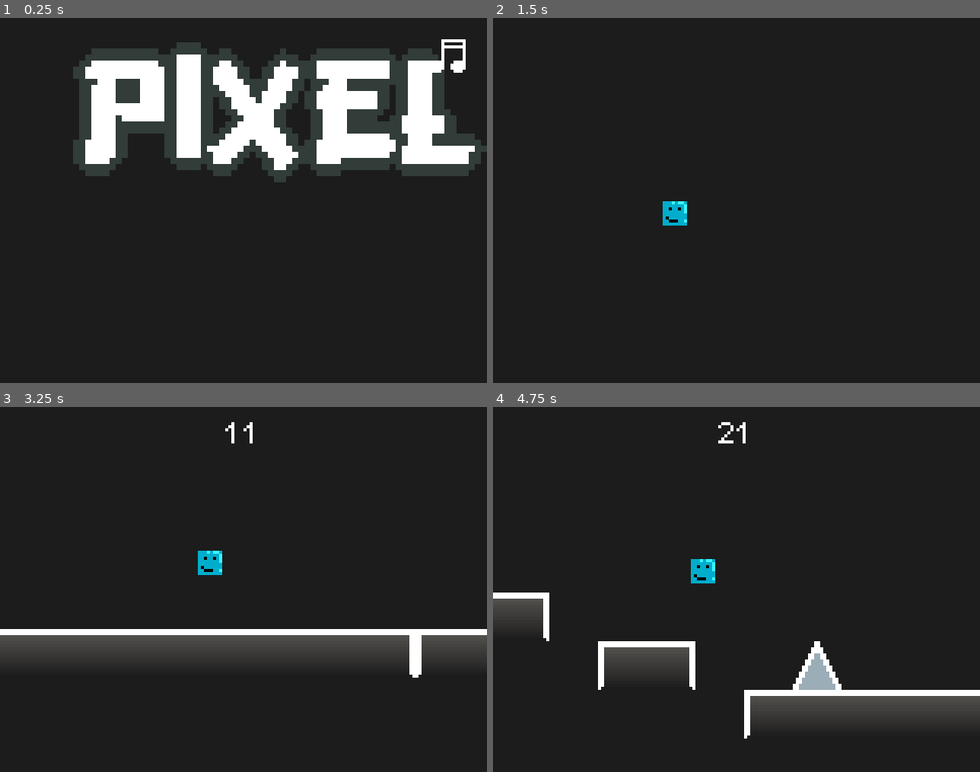
Above: before the commit, frames 1-4 (two rows, left to right).
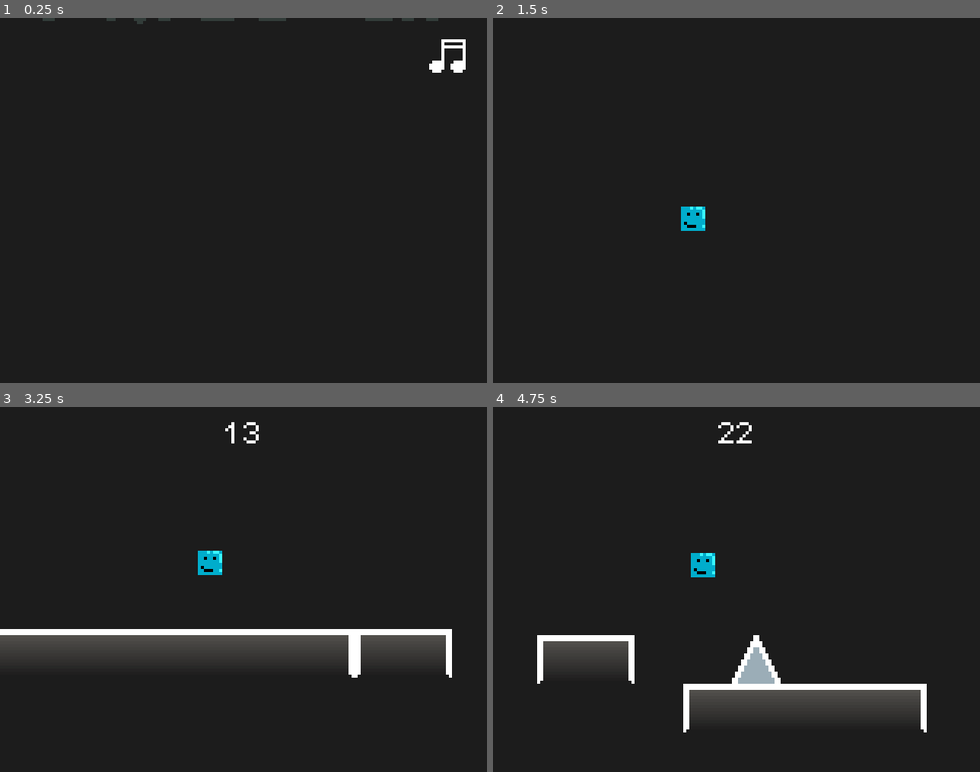
Above: after the commit, the same moments.

Repository: RTDxE/PixelDash
Game: Godot game, scene res://menu.tscn
The game is run twice, just before and just after one commit, with the same random seed, the same clock (stepped at 60 frames per second) and the same inputs.
Inputs (mouse positions are in pixels of both pictures, inside the frame that each line leads up to):
- Up to frame 1 (0.25 s): no input
- Up to frame 2 (1.5 s): tap Enter at 0.5 s; move the mouse to (843, 182) at 0.52 s; hold D (move_right) 0.53-1.25 s; tap Space (jump) at 0.6, 0.77, 1.07 s; click (843, 182) at 0.67 s; click (736, 200) at 1.27 s
- Up to frame 3 (3.25 s): move the mouse to (146, 607) at 2.02 s; hold D (move_right) 2.03-2.78 s; tap Ctrl at 2.1 s; tap Space (jump) at 2.27, 2.3, 2.57, 3.05 s; move the mouse to (292, 509) at 2.77 s; hold A (move_left) from 2.78 s (still down); tap R at 2.85 s
- Up to frame 4 (4.75 s): move the mouse to (712, 662) at 3.52 s; release A (move_left) at 3.53 s; hold D (move_right) from 3.53 s (still down); tap Space (jump) at 3.6, 3.77, 4.07, 4.52, 4.55 s; click (712, 662) at 3.67 s; move the mouse to (882, 644) at 4.27 s; tap Ctrl at 4.35 s

The runs differ from the first frame. In frame 1, 24% of the frame differs, in the area x 8-100%, y 0-45%; in frame 2, 0.6%; in frame 3, 1.4%; in frame 4, 8.8%.

Commit message:
Release push

Diff:
--- a/gamer.gd
+++ b/gamer.gd
@@ -48,10 +48,13 @@
 	if player.position > next_tmap.position:
 		spawn_next_tmap()
 
-func end_game() -> void:
+func end_game(fall: bool = false) -> void:
 	set_process(false)
-	$anim.play("die")
-	$UI/dieScore.text = "DISTANCE: " + str(score) + "m"
+	if fall:
+		$anim.play("die_fall")
+	else:
+		$anim.play("die")
+	$UI/dieScore.text = tr("DISTANCE") + ": " + str(score) + "m"
 	GameScore.add_field("score", score)
 	var record = GameScore.get_field("record")
 	if record != null:
@@ -59,6 +62,6 @@
 		if record < score:
 			GameScore.set_field("record", score)
 			record = score
-		$UI/record.text = "RECORD: " + str(record) + "m"
+		$UI/record.text = tr("RECORD") + ": " + str(record) + "m"
 	else:
-		$UI/record.text = "RECORD: <unknown>"
+		$UI/record.text = tr("RECORD") + ": <???>"
--- a/gamer.tscn
+++ b/gamer.tscn
@@ -7,6 +7,7 @@
 [ext_resource path="res://fonts/gohufont_11.tres" type="DynamicFont" id=5]
 [ext_resource path="res://Music/Jim-Hall-Elsewhere.mp3" type="AudioStream" id=6]
 [ext_resource path="res://fonts/gohufont-uni-11.ttf" type="DynamicFontData" id=7]
+[ext_resource path="res://Code/Editor/ReloadPage.gd" type="Script" id=8]
 
 [sub_resource type="RectangleShape2D" id=1]
 extents = Vector2( 4, 4 )
@@ -20,10 +21,17 @@
 outline_color = Color( 0.109804, 0.109804, 0.109804, 1 )
 font_data = ExtResource( 7 )
 
+[sub_resource type="InputEventAction" id=10]
+action = "jump"
+
+[sub_resource type="ShortCut" id=11]
+shortcut = SubResource( 10 )
+
 [sub_resource type="GDScript" id=7]
 script/source = "extends TextureButton
 
 func _on_Restart_pressed() -> void:
+	$\"../../music\".stop()
 	get_tree().reload_current_scene()
 "
 
@@ -160,6 +168,30 @@
 "transitions": PoolRealArray( 1 ),
 "update": 0,
 "values": [ false ]
+}
+tracks/11/type = "value"
+tracks/11/path = NodePath("music:volume_db")
+tracks/11/interp = 1
+tracks/11/loop_wrap = true
+tracks/11/imported = false
+tracks/11/enabled = true
+tracks/11/keys = {
+"times": PoolRealArray( 0 ),
+"transitions": PoolRealArray( 1 ),
+"update": 0,
+"values": [ 0.0 ]
+}
+tracks/12/type = "value"
+tracks/12/path = NodePath("player:visible")
+tracks/12/interp = 1
+tracks/12/loop_wrap = true
+tracks/12/imported = false
+tracks/12/enabled = true
+tracks/12/keys = {
+"times": PoolRealArray( 0 ),
+"transitions": PoolRealArray( 1 ),
+"update": 0,
+"values": [ true ]
 }
 
 [sub_resource type="Animation" id=4]
@@ -295,6 +327,192 @@
 "transitions": PoolRealArray( 1, 1 ),
 "update": 1,
 "values": [ false, true ]
+}
+tracks/11/type = "value"
+tracks/11/path = NodePath("music:volume_db")
+tracks/11/interp = 1
+tracks/11/loop_wrap = true
+tracks/11/imported = false
+tracks/11/enabled = true
+tracks/11/keys = {
+"times": PoolRealArray( 0, 0.3 ),
+"transitions": PoolRealArray( 1, 1 ),
+"update": 0,
+"values": [ 0.0, -15.0 ]
+}
+
+[sub_resource type="Animation" id=9]
+resource_name = "die_fall"
+tracks/0/type = "value"
+tracks/0/path = NodePath("music:pitch_scale")
+tracks/0/interp = 1
+tracks/0/loop_wrap = true
+tracks/0/imported = false
+tracks/0/enabled = true
+tracks/0/keys = {
+"times": PoolRealArray( 0, 0.3 ),
+"transitions": PoolRealArray( 1, 1 ),
+"update": 0,
+"values": [ 2.0, 0.5 ]
+}
+tracks/1/type = "value"
+tracks/1/path = NodePath("player/cam:position")
+tracks/1/interp = 1
+tracks/1/loop_wrap = true
+tracks/1/imported = false
+tracks/1/enabled = true
+tracks/1/keys = {
+"times": PoolRealArray( 0, 0.2 ),
+"transitions": PoolRealArray( 1, 1 ),
+"update": 0,
+"values": [ Vector2( 22.4657, 12.5812 ), Vector2( 22.4657, 12.5812 ) ]
+}
+tracks/2/type = "value"
+tracks/2/path = NodePath("player/cam:rotation_degrees")
+tracks/2/interp = 1
+tracks/2/loop_wrap = true
+tracks/2/imported = false
+tracks/2/enabled = true
+tracks/2/keys = {
+"times": PoolRealArray( 0, 0.2, 0.4 ),
+"transitions": PoolRealArray( 1, 1, 1 ),
+"update": 0,
+"values": [ 0.0, 0.0, 24.8 ]
+}
+tracks/3/type = "value"
+tracks/3/path = NodePath("player/cam:zoom")
+tracks/3/interp = 1
+tracks/3/loop_wrap = true
+tracks/3/imported = false
+tracks/3/enabled = true
+tracks/3/keys = {
+"times": PoolRealArray( 0, 0.2, 0.4 ),
+"transitions": PoolRealArray( 1, 1, 1 ),
+"update": 0,
+"values": [ Vector2( 1, 1 ), Vector2( 1, 1 ), Vector2( 0.5, 0.5 ) ]
+}
+tracks/4/type = "value"
+tracks/4/path = NodePath("UI/Label:visible")
+tracks/4/interp = 1
+tracks/4/loop_wrap = true
+tracks/4/imported = false
+tracks/4/enabled = true
+tracks/4/keys = {
+"times": PoolRealArray( 0 ),
+"transitions": PoolRealArray( 1 ),
+"update": 1,
+"values": [ false ]
+}
+tracks/5/type = "value"
+tracks/5/path = NodePath("player/cam:smoothing_enabled")
+tracks/5/interp = 1
+tracks/5/loop_wrap = true
+tracks/5/imported = false
+tracks/5/enabled = false
+tracks/5/keys = {
+"times": PoolRealArray( 0 ),
+"transitions": PoolRealArray( 1 ),
+"update": 1,
+"values": [ false ]
+}
+tracks/6/type = "value"
+tracks/6/path = NodePath("UI/Blink:color")
+tracks/6/interp = 1
+tracks/6/loop_wrap = true
+tracks/6/imported = false
+tracks/6/enabled = true
+tracks/6/keys = {
+"times": PoolRealArray( 0, 0.2 ),
+"transitions": PoolRealArray( 1, 1 ),
+"update": 0,
+"values": [ Color( 0.905882, 0.905882, 0.905882, 1 ), Color( 0, 0, 0, 0 ) ]
+}
+tracks/7/type = "value"
+tracks/7/path = NodePath("UI/dieScore:visible")
+tracks/7/interp = 1
+tracks/7/loop_wrap = true
+tracks/7/imported = false
+tracks/7/enabled = true
+tracks/7/keys = {
+"times": PoolRealArray( 0, 0.5 ),
+"transitions": PoolRealArray( 1, 1 ),
+"update": 1,
+"values": [ false, true ]
+}
+tracks/8/type = "value"
+tracks/8/path = NodePath("UI/record:visible")
+tracks/8/interp = 1
+tracks/8/loop_wrap = true
+tracks/8/imported = false
+tracks/8/enabled = true
+tracks/8/keys = {
+"times": PoolRealArray( 0, 0.7 ),
+"transitions": PoolRealArray( 1, 1 ),
+"update": 1,
+"values": [ false, true ]
+}
+tracks/9/type = "value"
+tracks/9/path = NodePath("UI/restartText:visible")
+tracks/9/interp = 1
+tracks/9/loop_wrap = true
+tracks/9/imported = false
+tracks/9/enabled = true
+tracks/9/keys = {
+"times": PoolRealArray( 0 ),
+"transitions": PoolRealArray( 1 ),
+"update": 1,
+"values": [ false ]
+}
+tracks/10/type = "value"
+tracks/10/path = NodePath("UI/Restart:visible")
+tracks/10/interp = 1
+tracks/10/loop_wrap = true
+tracks/10/imported = false
+tracks/10/enabled = true
+tracks/10/keys = {
+"times": PoolRealArray( 0, 0.9 ),
+"transitions": PoolRealArray( 1, 1 ),
+"update": 1,
+"values": [ false, true ]
+}
+tracks/11/type = "value"
+tracks/11/path = NodePath("music:volume_db")
+tracks/11/interp = 1
+tracks/11/loop_wrap = true
+tracks/11/imported = false
+tracks/11/enabled = true
+tracks/11/keys = {
+"times": PoolRealArray( 0, 0.3 ),
+"transitions": PoolRealArray( 1, 1 ),
+"update": 0,
+"values": [ 0.0, -15.0 ]
+}
+tracks/12/type = "value"
+tracks/12/path = NodePath("player:visible")
+tracks/12/interp = 1
+tracks/12/loop_wrap = true
+tracks/12/imported = false
+tracks/12/enabled = true
+tracks/12/keys = {
+"times": PoolRealArray( 0 ),
+"transitions": PoolRealArray( 1 ),
+"update": 1,
+"values": [ false ]
+}
+
+[sub_resource type="Animation" id=8]
+resource_name = "start"
+tracks/0/type = "value"
+tracks/0/path = NodePath("UI/Blink:color")
+tracks/0/interp = 1
+tracks/0/loop_wrap = true
+tracks/0/imported = false
+tracks/0/enabled = true
+tracks/0/keys = {
+"times": PoolRealArray( 0, 0.2 ),
+"transitions": PoolRealArray( 1, 1 ),
+"update": 0,
+"values": [ Color( 0.905882, 0.905882, 0.905882, 1 ), Color( 0, 0, 0, 0 ) ]
 }
 
 [sub_resource type="Animation" id=6]
@@ -412,7 +630,7 @@
 margin_right = 73.0
 margin_bottom = 49.2851
 custom_fonts/font = SubResource( 5 )
-text = "Tap to RESTART"
+text = "TAP_RESTART"
 align = 1
 valign = 1
 __meta__ = {
@@ -423,6 +641,8 @@
 visible = false
 anchor_right = 1.0
 anchor_bottom = 1.0
+shortcut_in_tooltip = false
+shortcut = SubResource( 11 )
 script = SubResource( 7 )
 __meta__ = {
 "_edit_use_anchors_": false
@@ -435,10 +655,17 @@
 bus = "Music"
 
 [node name="anim" type="AnimationPlayer" parent="."]
+autoplay = "start"
 anims/RESET = SubResource( 3 )
 anims/die = SubResource( 4 )
+anims/die_fall = SubResource( 9 )
+anims/start = SubResource( 8 )
 anims/wait = SubResource( 6 )
 next/die = "wait"
+next/die_fall = "wait"
+
+[node name="Node" type="Node" parent="."]
+script = ExtResource( 8 )
 
 [connection signal="body_entered" from="player/detector" to="player" method="_on_detector_body_entered"]
 [connection signal="body_exited" from="player/detector" to="player" method="_on_detector_body_exited"]
--- /dev/null
+++ b/main.csv
@@ -0,0 +1,5 @@
+keys,en,ru
+TAP_START,"Tap to Start","Нажмите, чтобы Начать"
+TAP_RESTART,"Tap to Restart","Нажмите, чтобы Повторить"
+DISTANCE,"DISTANCE","ДИСТАНЦИЯ"
+RECORD,"RECORD","РЕКОРД"
--- a/menu.gd
+++ b/menu.gd
@@ -3,8 +3,11 @@
 var gameScene = preload("res://gamer.tscn")
 
 func _ready() -> void:
-	pass
+	GameScore.connect("initialized", self, "_gs_init")
 
+func _gs_init() -> void:
+	TranslationServer.set_locale(GameScore.get_lang())
 
 func _on_startButton_pressed() -> void:
+	$music.stop()
 	get_tree().change_scene_to(gameScene)
--- a/menu.tscn
+++ b/menu.tscn
@@ -7,6 +7,14 @@
 [ext_resource path="res://Music/Broke-For-Free-Calm-The-Fuck-Down.mp3" type="AudioStream" id=5]
 [ext_resource path="res://musicToggle.gd" type="Script" id=6]
 [ext_resource path="res://menu.gd" type="Script" id=7]
+[ext_resource path="res://Code/Editor/ReloadPage.gd" type="Script" id=8]
+
+[sub_resource type="InputEventAction" id=4]
+action = "jump"
+pressed = true
+
+[sub_resource type="ShortCut" id=5]
+shortcut = SubResource( 4 )
 
 [sub_resource type="Animation" id=1]
 resource_name = "New Anim"
@@ -55,8 +63,32 @@
 tracks/2/interp = 1
 tracks/2/loop_wrap = true
 tracks/2/imported = false
-tracks/2/enabled = true
+tracks/2/enabled = false
 tracks/2/keys = {
+"times": PoolRealArray( 0 ),
+"transitions": PoolRealArray( 1 ),
+"update": 0,
+"values": [ Vector2( 0, -50 ) ]
+}
+tracks/3/type = "value"
+tracks/3/path = NodePath("Logo:rect_size")
+tracks/3/interp = 1
+tracks/3/loop_wrap = true
+tracks/3/imported = false
+tracks/3/enabled = true
+tracks/3/keys = {
+"times": PoolRealArray( 0 ),
+"transitions": PoolRealArray( 1 ),
+"update": 0,
+"values": [ Vector2( 160, 120 ) ]
+}
+tracks/4/type = "value"
+tracks/4/path = NodePath("TextureRect:rect_position")
+tracks/4/interp = 1
+tracks/4/loop_wrap = true
+tracks/4/imported = false
+tracks/4/enabled = true
+tracks/4/keys = {
 "times": PoolRealArray( 0 ),
 "transitions": PoolRealArray( 1 ),
 "update": 0,
@@ -84,10 +116,10 @@
 tracks/1/imported = false
 tracks/1/enabled = true
 tracks/1/keys = {
-"times": PoolRealArray( 0.3, 0.6 ),
-"transitions": PoolRealArray( 1, 1 ),
-"update": 0,
-"values": [ Vector2( 0, -50 ), Vector2( 0, 0 ) ]
+"times": PoolRealArray( 0, 0.3, 0.6 ),
+"transitions": PoolRealArray( 1, 1, 1 ),
+"update": 0,
+"values": [ Vector2( 0, -50 ), Vector2( 0, -50 ), Vector2( 0, 0 ) ]
 }
 tracks/2/type = "value"
 tracks/2/path = NodePath("tapToStartLabel:visible")
@@ -101,23 +133,35 @@
 "update": 1,
 "values": [ false ]
 }
+tracks/3/type = "value"
+tracks/3/path = NodePath("Logo:rect_size")
+tracks/3/interp = 1
+tracks/3/loop_wrap = true
+tracks/3/imported = false
+tracks/3/enabled = false
+tracks/3/keys = {
+"times": PoolRealArray( 0 ),
+"transitions": PoolRealArray( 1 ),
+"update": 0,
+"values": [ Vector2( 160, 120 ) ]
+}
+tracks/4/type = "value"
+tracks/4/path = NodePath("TextureRect:rect_position")
+tracks/4/interp = 1
+tracks/4/loop_wrap = true
+tracks/4/imported = false
+tracks/4/enabled = true
+tracks/4/keys = {
+"times": PoolRealArray( 0.2, 0.3, 0.6 ),
+"transitions": PoolRealArray( 1, 1, 1 ),
+"update": 0,
+"values": [ Vector2( 0, -50 ), Vector2( 0, -50 ), Vector2( 0, 0 ) ]
+}
 
 [node name="menu" type="Control"]
 anchor_right = 1.0
 anchor_bottom = 1.0
 script = ExtResource( 7 )
-__meta__ = {
-"_edit_use_anchors_": false
-}
-
-[node name="Logo" type="TextureRect" parent="."]
-anchor_right = 1.0
-anchor_bottom = 1.0
-margin_top = -50.0
-margin_right = 160.0
-margin_bottom = 70.0
-texture = ExtResource( 1 )
-stretch_mode = 6
 __meta__ = {
 "_edit_use_anchors_": false
 }
@@ -133,17 +177,46 @@
 margin_right = 59.5
 margin_bottom = 48.3697
 custom_fonts/font = ExtResource( 2 )
-text = "Tap to Start"
+text = "TAP_START"
 align = 1
 valign = 1
 __meta__ = {
 "_edit_use_anchors_": false
 }
 
+[node name="Logo" type="TextureRect" parent="."]
+visible = false
+anchor_left = 0.5
+anchor_top = 0.5
+anchor_right = 0.5
+anchor_bottom = 0.5
+margin_left = 80.0
+margin_top = 10.0
+margin_right = 240.0
+margin_bottom = 130.0
+texture = ExtResource( 1 )
+stretch_mode = 6
+__meta__ = {
+"_edit_use_anchors_": false
+}
+
+[node name="TextureRect" type="TextureRect" parent="."]
+anchor_right = 1.0
+anchor_bottom = 1.0
+margin_top = -50.0
+margin_bottom = -50.0
+texture = ExtResource( 1 )
+stretch_mode = 6
+__meta__ = {
+"_edit_use_anchors_": false
+}
+
 [node name="startButton" type="TextureButton" parent="."]
 visible = false
 anchor_right = 1.0
 anchor_bottom = 1.0
+shortcut_in_tooltip = false
+shortcut = SubResource( 5 )
 
 [node name="anim" type="AnimationPlayer" parent="."]
 autoplay = "start"
@@ -174,5 +247,8 @@
 autoplay = true
 bus = "Music"
 
+[node name="Node" type="Node" parent="."]
+script = ExtResource( 8 )
+
 [connection signal="pressed" from="startButton" to="." method="_on_startButton_pressed"]
 [connection signal="toggled" from="musicToggle" to="musicToggle" method="_on_musicToggle_toggled"]
--- a/player.gd
+++ b/player.gd
@@ -32,9 +32,13 @@
 				die()
 				return
 
-func die() -> void:
+	if position.y > 512:
+		die(true)
+		return
+
+func die(fall: bool = false) -> void:
 	set_physics_process(false)
-	get_parent().end_game()
+	get_parent().end_game(fall)
 
 func _on_detector_body_entered(body: Node) -> void:
 	if body is TileMap:
--- a/project.godot
+++ b/project.godot
@@ -76,6 +76,10 @@
  ]
 }
 
+[locale]
+
+translations=PoolStringArray( "res://main.en.translation", "res://main.ru.translation" )
+
 [physics]
 
 common/enable_pause_aware_picking=true
Not shown, changed: export_presets.cfg
Not shown: 1 places in gamer.tscn that only renumber resources
Binary file changed: icon.png
Not shown, added: main.csv.import
Binary file added: main.en.translation
Binary file added: main.ru.translation
Not shown: 1 places in menu.tscn that only renumber resources
Not shown, changed: .DS_Store
